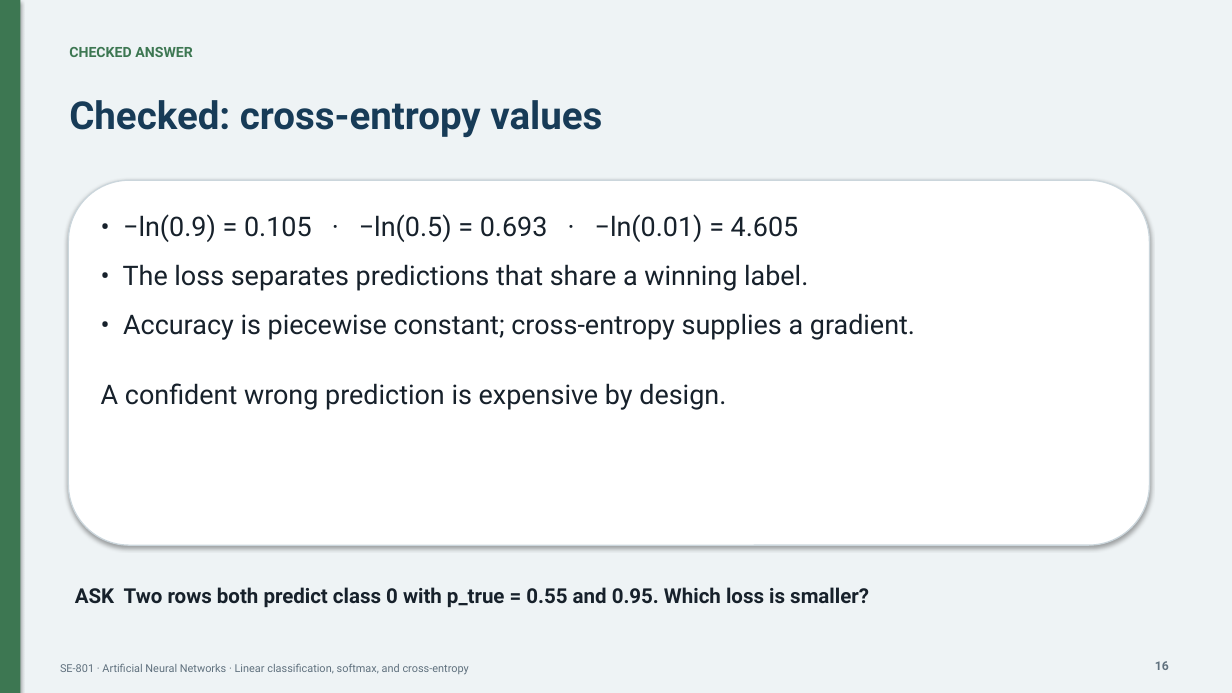
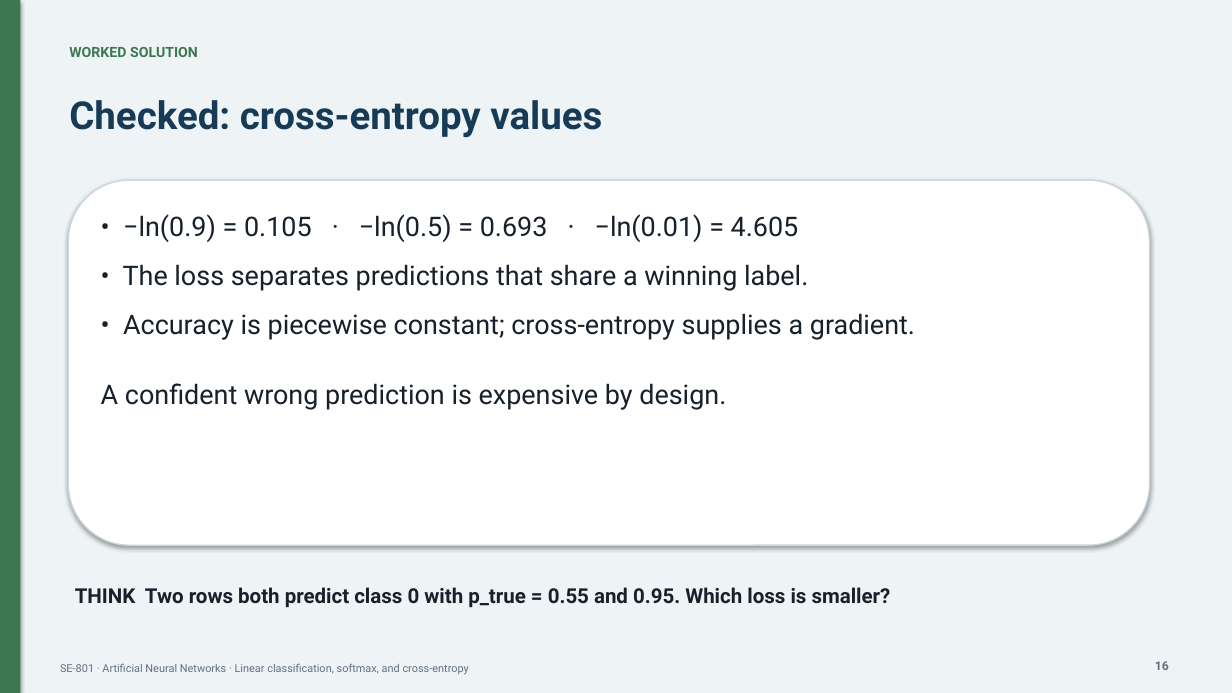
Before and after one commit to DrFarrukh/teaching, a slide deck: slide 16 of courses/artificial-neural-networks/lectures/lecture-04/slides.pptx. Drawn at 1232x693 pixels with LibreOffice and Linux fonts; fonts in the diff are those of the drawing. Boxes give left, top, right and bottom in pixels: in the first picture for what was removed or moved away, otherwise in the second. Text is boxed around its words. In the diff, an @@ line names an element or a change of style, - is before the commit and + after.

```diff
--- a/courses/artificial-neural-networks/lectures/lecture-04/slides.pptx
+++ b/courses/artificial-neural-networks/lectures/lecture-04/slides.pptx
@@ text at [69,47,198,57]: text changed @@
-CHECKED ANSWER
+WORKED SOLUTION
@@ text at [75,587,891,607]: text changed @@
-ASK Two rows both predict class 0 with p_true = 0.55 and 0.95. Which loss is smaller?
+THINK Two rows both predict class 0 with p_true = 0.55 and 0.95. Which loss is smaller?
```
Also in this commit, not shown: 7 other slides changed.
